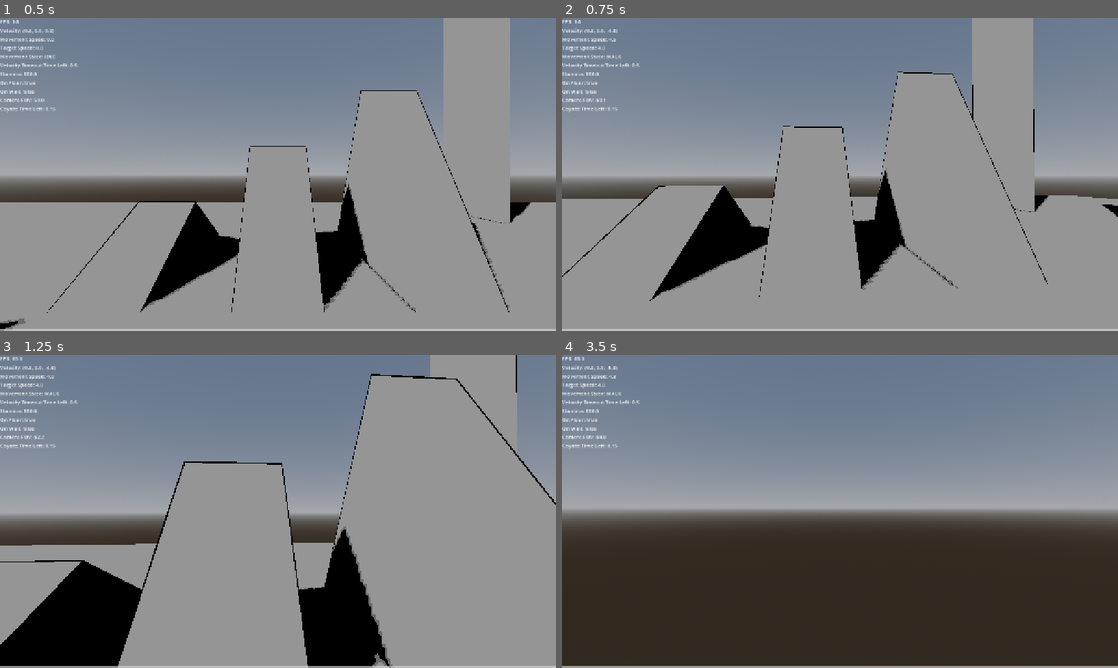
Above: before the commit, frames 1-4 (two rows, left to right).
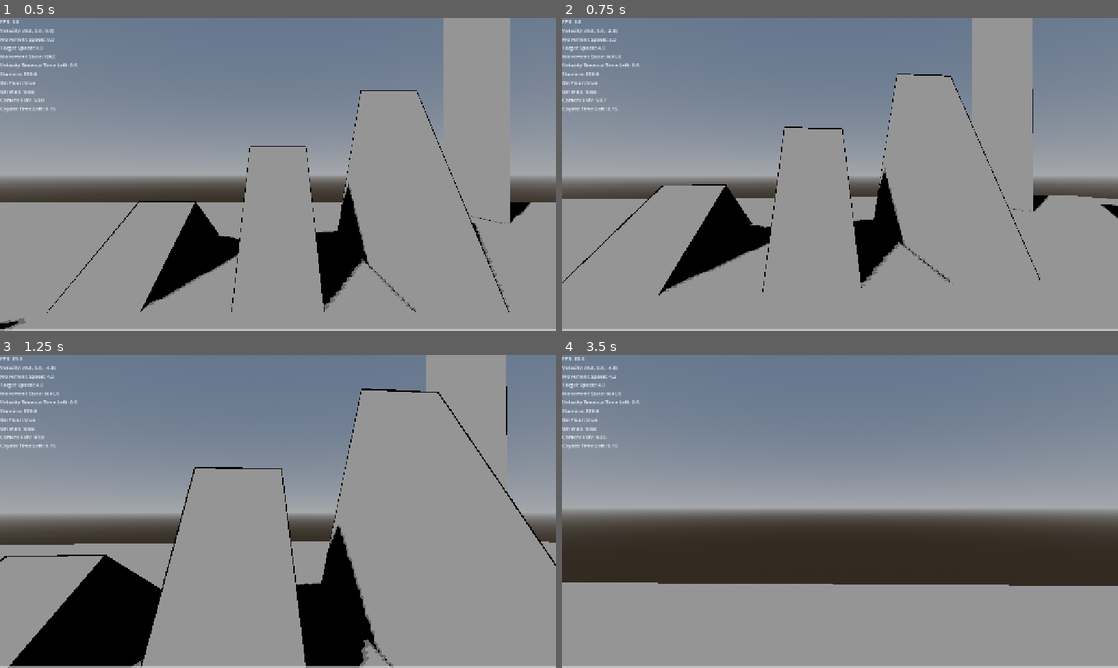
Above: after the commit, the same moments.

Repository: naxemis/multiplayer-fps
Game: Godot game, scene res://scenes/root/root.tscn
The game is run twice, just before and just after one commit, with the same random seed, the same clock (stepped at 60 frames per second) and the same inputs.
Inputs (mouse positions are in pixels of both pictures, inside the frame that each line leads up to):
- Up to frame 1 (0.5 s): no input
- Up to frame 2 (0.75 s): tap Enter at 0.5 s; move the mouse to (867, 174) at 0.52 s; hold W (forward) from 0.53 s (still down); tap C (slide) at 0.6 s
- Up to frame 3 (1.25 s): keep holding W (forward); tap Ctrl (change_wall_jump_direction) at 0.77 s
- Up to frame 4 (3.5 s): keep holding W (forward); move the mouse to (812, 511) at 1.27 s; tap Middle mouse button (free_look) at 1.35 s; tap Ctrl (change_wall_jump_direction) at 1.52, 3.02 s; tap C (slide) at 1.55, 2.3, 2.85 s; move the mouse to (851, 505) at 2.02 s; tap Shift (run) at 2.1 s; move the mouse to (834, 517) at 2.77 s

Frame 1 is identical in both runs. In frame 2, 1.8% of the frame differs, in the area x 0-100%, y 0-91%; in frame 3, 6.9%; in frame 4, 27%, in the area x 0-100%, y 3-100%.

Commit message:
feat(movement_controller): cap per-slide speed gain

Diff:
--- a/scripts/player/components/movement_controller.gd
+++ b/scripts/player/components/movement_controller.gd
@@ -31,6 +31,9 @@
 @export var run_speed: float = 6.0
 ## Target [member movement_speed] in m/s while in [code]SLIDE[/code].
 @export var slide_speed: float = 8.0
+## Maximum speed a single slide can add on top of the speed the player entered the slide with.
+## Effective slide target is clamped to [code]entry_speed + max_slide_speed_gain[/code], so chaining slides is needed to reach [member slide_speed] from a walking start.
+@export var max_slide_speed_gain: float = 2.0
 
 @export_category("Speed Inertia")
 ## Default lerp rate (per second) used while ramping [member movement_speed] up toward the target in [code]IDLE[/code], [code]CROUCH[/code] and [code]WALK[/code].
@@ -101,6 +104,7 @@
 var _inertia_movement_directions: Vector3
 var _current_inertia: float
 var _wall_jump_directions: Vector3
+var _slide_entry_speed: float = 0.0
 
 # _init / _ready
 
@@ -206,6 +210,7 @@
 	var states := _state_machine.MovementStates
 
 	match new_state:
+		states.SLIDE: _slide_entry_speed = movement_speed
 		states.JUMP: jump()
 		states.DOUBLE_JUMP: double_jump()
 		states.WALL_JUMP: wall_jump()
@@ -236,7 +241,7 @@
 		states.CROUCH: return crouch_speed if _has_movement_input() else idle_speed
 		states.WALK: return walk_speed
 		states.RUN: return run_speed
-		states.SLIDE: return slide_speed
+		states.SLIDE: return minf(slide_speed, _slide_entry_speed + max_slide_speed_gain)
 	return movement_speed
 
 func _acceleration_speed_for_state(state: int) -> float:
